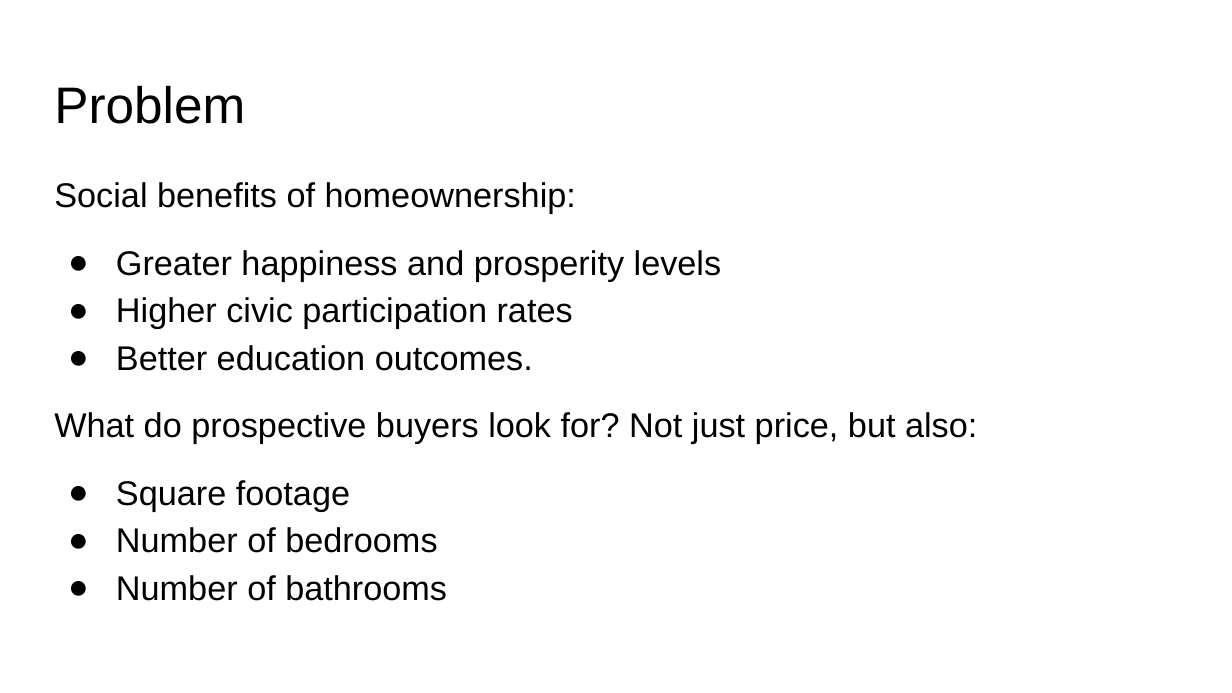
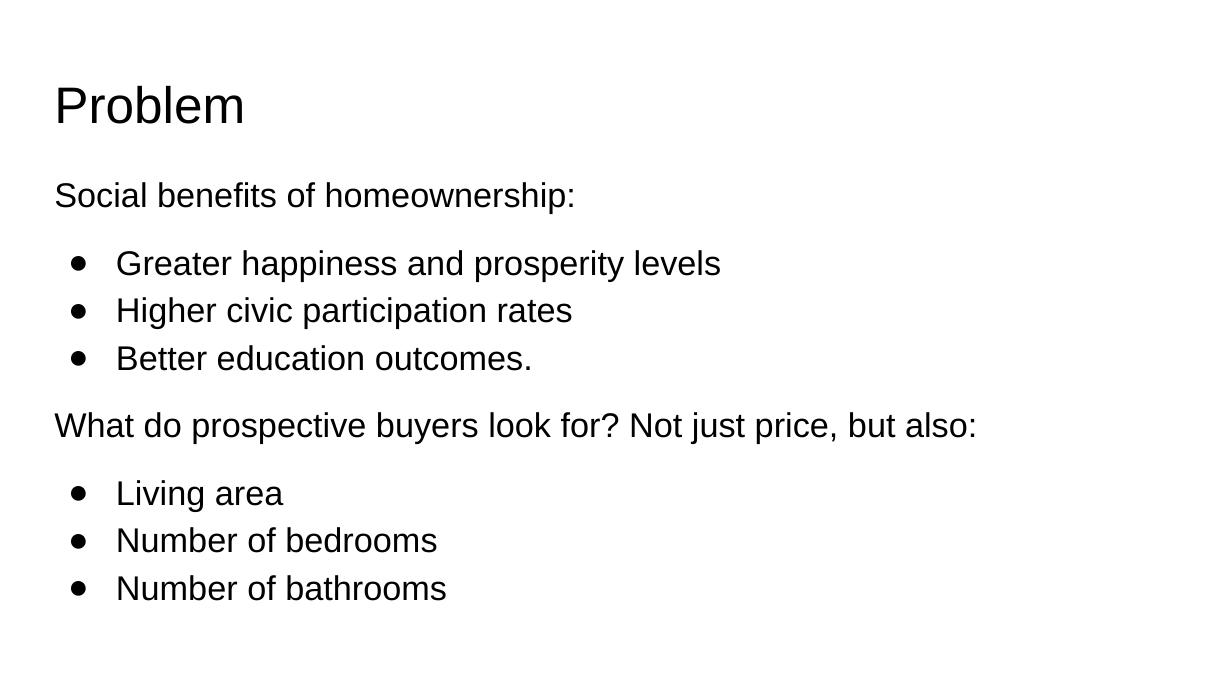
Before and after one commit to smaxwell953/Springboard_DSC_Career_Track, a slide deck: slide 2 of Capstone 2/Capstone Presentation.pptx. Drawn at 1232x693 pixels with LibreOffice and Linux fonts; fonts in the diff are those of the drawing. Boxes give left, top, right and bottom in pixels: in the first picture for what was removed or moved away, otherwise in the second. Text is boxed around its words. In the diff, an @@ line names an element or a change of style, - is before the commit and + after.

```diff
--- a/Capstone 2/Capstone Presentation.pptx
+++ b/Capstone 2/Capstone Presentation.pptx
@@ text at [116, 480, 284, 512]: text changed @@
-● Square footage
+● Living area
```
Also in this commit, not shown: 5 other slides changed, 3 slides added, 1 other file.
